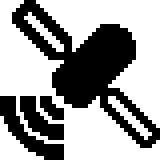
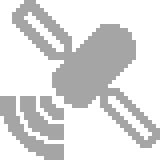
Layer changes from the first 160 × 160 image to the second:
painted on "Layer #2" over [0,96,64,160]
painted on "Layer #1" over [52,24,136,108]
painted on "Pasted Layer" over [12,0,160,148]
